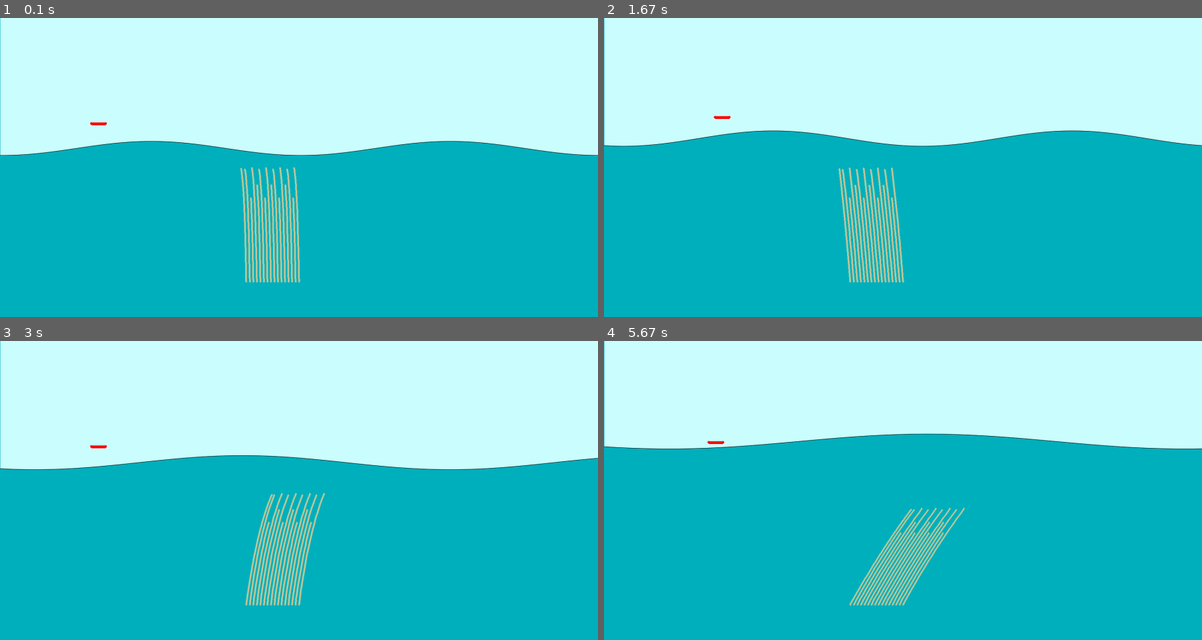
Above: before the commit, frames 1-4 (two rows, left to right).
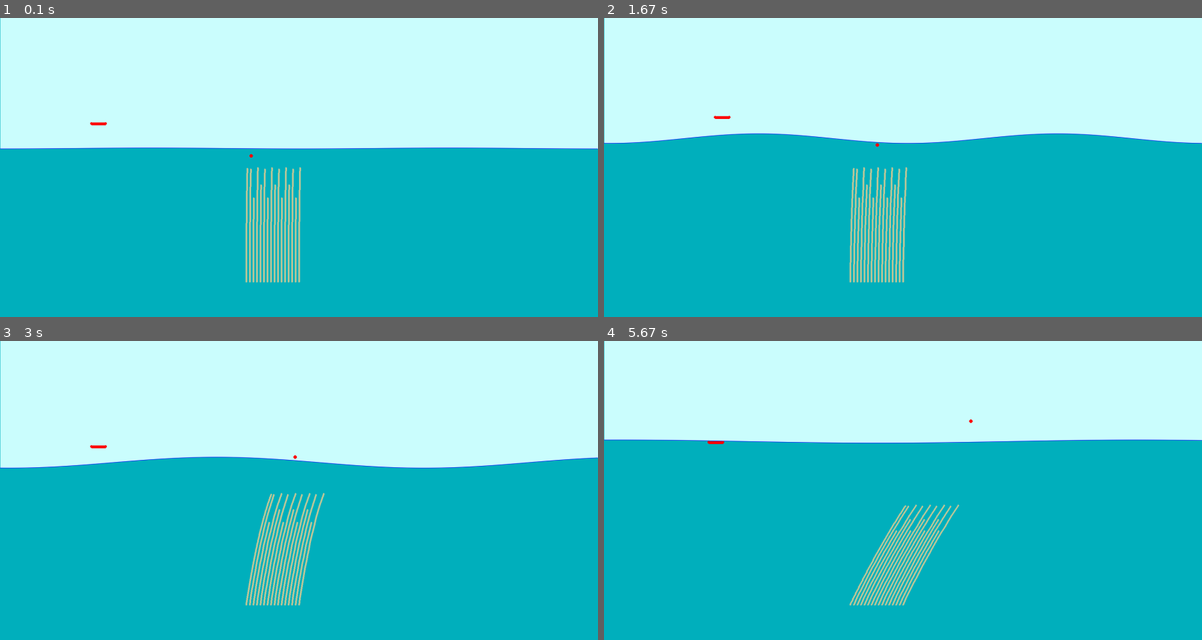
Above: after the commit, the same moments.

Repository: ggalisky/Kelp_sim
Game: pygame game, started from pygame_copy/kelp_sim/kelp_main.py
Two runs of this game, one before a commit and one after it. Both use one fixed random seed, a clock stepped at 60 frames per second and the inputs below.
Inputs:
- Up to frame 1 (0.1 s): no input
- Up to frame 2 (1.67 s): hold Right 0.33-0.8 s; hold Up 0.83-1.13 s; hold W 0.83-1.13 s; hold Right 1.17-1.63 s; hold D 1.17-1.63 s
- Up to frame 3 (3 s): hold Left 1.67-2.2 s; hold A 1.67-2.2 s; tap E at 1.82 s; hold Down 2.23-2.53 s; hold S 2.23-2.53 s; hold Left 2.57-2.97 s; hold A 2.57-2.97 s
- Up to frame 4 (5.67 s): hold Up 3-3.37 s; hold W 3-3.37 s; tap E at 3.15, 4.62 s; hold Right 3.4-4.03 s; hold D 3.4-4.03 s; hold Down 4.07-4.43 s; hold S 4.07-4.43 s; hold Left 4.47-4.93 s; hold A 4.47-4.93 s; hold Right 4.97-5.43 s; hold D 4.97-5.43 s; hold Up from 5.47 s (still down); hold W from 5.47 s (still down)

The runs differ from the first frame. In frame 1, 4.3% of the frame differs, in the area x 0-100%, y 41-89%; in frame 2, 3.6%; in frame 3, 2.5%; in frame 4, 4.5%, in the area x 0-100%, y 26-88%.

Commit message:
made progress on water surface

Diff:
--- a/pygame_copy/kelp_sim/kelp_main.py
+++ b/pygame_copy/kelp_sim/kelp_main.py
@@ -24,7 +24,7 @@
         if (i == no_pts*(.5)):
             saved_yval = y
         if i > 0:
-            pygame.draw.aaline(surface, (0, 0, 0),  prev_pt, (i, y))
+            pygame.draw.aaline(surface, "blue",  prev_pt, (i, y))
             pygame.draw.line(surface,sky_blue,(i,y),(i,0))
         prev_pt = (i, y)
 
@@ -94,6 +94,9 @@
 
     lobster_x = 300
     lobster_y = 300
+
+    counter_amp = 0
+    counter_amp_output = 0
     try: #game loop
         while True:
 
@@ -118,12 +121,14 @@
             clear_screen(screen)
 
             #mouse_coords = pygame.mouse.get_pos()
-            value = draw_sine_wave(screen,offset,frequency,amplitude,overallY)
+            value = draw_sine_wave(screen,offset,frequency,16* counter_amp_output,overallY)
             print("value: ", value)
             target_y = ((value*2 - 350))
             target_x = 800 -(value -350) *4
 
             mouse_coords = [target_x,target_y]
+
+            pygame.draw.circle(screen,"red",mouse_coords,5)
 
             #for kelp_strand in kelp_forest:
             kelp_new_1.render_segments([mouse_coords[0]+0,mouse_coords[1]])
@@ -145,7 +150,7 @@
 
 
 
-            offset +=.002
+            offset +=.0005
 
             if keys[pygame.K_q]:
                 frequency+=.01
@@ -172,6 +177,15 @@
             elif keys[pygame.K_RIGHT]:
                 lobster_x +=1
 
+            counter_amp +=.01
+
+            if counter_amp >= 2*math.pi:
+                counter_amp = 0
+
+            print("freq: ", frequency, " amp: ", amplitude, "overally", overallY)
+
+            counter_amp_output = math.sin(counter_amp)
+            print("counter amp output ", counter_amp_output )
 
             #kelp_new_B.render_segments(mouse_coords)
             kelp_seg_test_pi = kelp_segment((math.pi),40,screen,pygame,None,[lobster_x,lobster_y],1,1)
Not shown, changed: pygame_copy/kelp_sim/dev_notes.md
